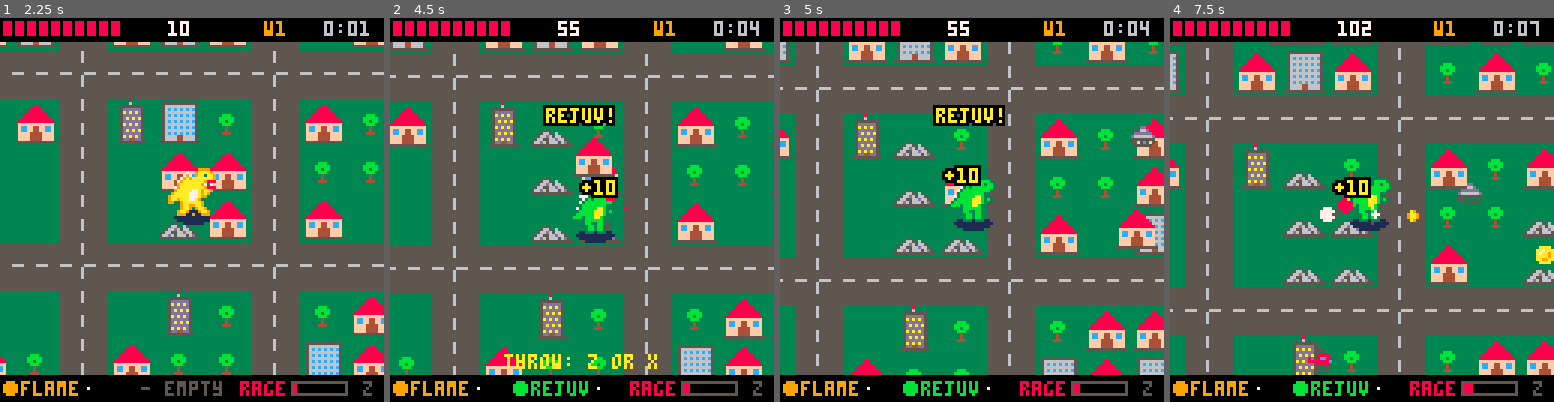
Above: before the commit, frames 1-4 (left to right).
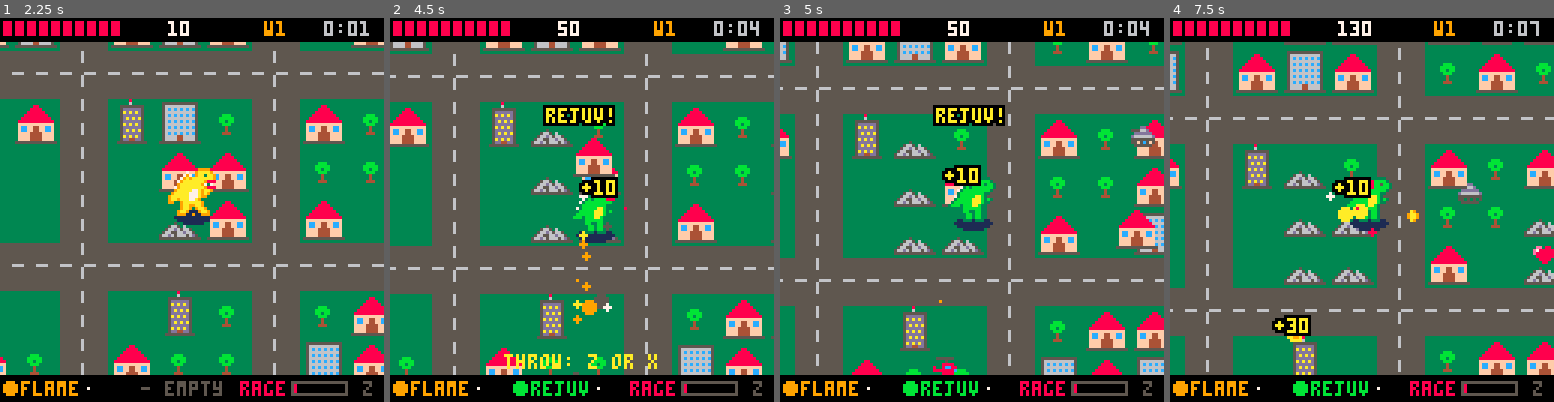
Above: after the commit, the same moments.

Repository: shalone86/games
Game: PICO-8 cartridge kaiju/rage.p8
Two runs of this game, one before a commit and one after it. Both use one fixed random seed, a clock stepped at 60 frames per second and the inputs below.
Inputs:
- Up to frame 1 (2.25 s): tap X (X key) at 0.33, 1.07, 1.85 s; tap O (Z key) at 0.7, 1.7, 2.1 s; hold Right 1.6-2.1 s; hold Up from 2.15 s (still down)
- Up to frame 2 (4.5 s): release Up at 2.42 s; hold Right 2.47-3.03 s; tap O (Z key) every 0.4 s from 2.5 to 4.1 s; tap X (X key) at 2.97, 4.08 s; hold Left 3.08-3.58 s; hold Down 3.63-3.97 s; hold Right from 4.02 s (still down)
- Up to frame 3 (5 s): tap O (Z key) at 4.5, 4.9 s; release Right at 4.68 s; hold Up from 4.73 s (still down)
- Up to frame 4 (7.5 s): release Up at 5.03 s; hold Left 5.08-5.68 s; tap X (X key) at 5.2, 6.32, 7.43 s; tap O (Z key) every 0.4 s from 5.3 to 7.3 s; hold Down 5.73-6.03 s; hold Right 6.08-6.58 s; hold Right 6.63-7.13 s; hold Up 7.18-7.45 s

Frame 1 is identical in both runs. In frame 2, 0.6% of the frame differs, in the area x 46-79%, y 1-98%; in frame 3, 0.3%; in frame 4, 1.8%, in the area x 25-100%, y 1-98%.

Commit message:
Kaiju Rage: faster waves, rarer rage, more orbs, no slot choice
Waves every 25 s with steeper enemy counts and fire rates; an orb with
every wave; orbs drop 2-3x more often and are picked up on touch (a new
skill pushes out the weaker one); rage needs 36 coins at a 30% drop
rate; score kept in tens so it can pass 32767.

Co-Authored-By: Claude Opus 5.5 <noreply@anthropic.com>

Diff:
--- a/kaiju/rage.p8
+++ b/kaiju/rage.p8
@@ -65,7 +65,7 @@
   sl={pk.sk[1]},lv={1,0},tm={0,0}}
  ens,shots,fx,pops,drops,objs,clouds,bolts={},{},{},{},{},{},{},{}
  score,tm,secs,shake,stop,bt,flash=0,0,0,0,0,0,0
- spawn_t,wave,rt,rival,nr,fin,dm=60,1,1200,nil,0,0,1
+ spawn_t,wave,rt,rival,nr,fin,dm=60,1,750,nil,0,0,1
  cx,cy=k.x-64,k.y-64
  st="play"
  music(0,0,3)
@@ -74,7 +74,7 @@
 function over(w)
  st,ot,won="over",0,w
  music(-1) sfx(w and 9 or 2)
- if w then score=min(score+1000,32000)
+ if w then score=min(score+100,32000)
  else boom(k.x,k.y-8,40) end
  best=dget(sel)
  if score>best then dset(sel,score) end
@@ -85,25 +85,14 @@
 -- z+x together: grab
 -- holding something: any
 --  button throws it
--- on a new skill orb:
---  z/x swaps it into slot 1/2
 function buttons()
  local z,x,pz=btn(4),btn(5),k.zt
  if not (z or x) then k.lock=false end
  k.zt=z and k.zt+1 or 0
  k.xt=x and k.xt+1 or 0
  if k.lock then k.bl=0 return end
- if k.held or k.pend then
-  if btnp(4) or btnp(5) then
-   if k.held then throw()
-   else
-    local i=btnp(4) and 1 or 2
-    k.sl[i],k.lv[i],k.tm[i]=k.pend.o,1,0
-    banner(sk[k.pend.o].n.." in slot "..i)
-    del(drops,k.pend) sfx(9)
-   end
-   k.lock=true
-  end
+ if k.held then
+  if btnp(4) or btnp(5) then throw() k.lock=true end
   return
  end
  -- both pressed within 5
@@ -340,7 +329,7 @@
  boom(b.x+8,b.y+8,b.k*4+3)
  shake=max(shake,b.k)
  sfx(b.k<2 and 10 or 2)
- if b.k>0 then drop(b.x+8,b.y+8,b.k>1 and .1 or .02) end
+ if b.k>0 then drop(b.x+8,b.y+8,b.k>1 and .2 or .06) end
 end
 
 -- hurt every building and
@@ -375,8 +364,11 @@
  tm+=1
  if tm==30 then
   tm,secs=0,secs+1
-  if secs%40==0 and wave<8 then
+  -- a new wave every 25 s
+  if secs%25==0 and wave<8 then
    wave+=1
+   -- and a skill orb near you
+   add(drops,{x=k.x+rnd(48)-24,y=k.y+rnd(48)-24,o=orb()})
    if wave==8 then
     fin=3
     for i=1,3 do spawn(5) end
@@ -603,10 +595,10 @@
  -- squads: tanks and helis
  -- come in groups that grow
  -- with the waves
- if spawn_t<=0 and #ens<8+wave*5 then
+ if spawn_t<=0 and #ens<10+wave*6 then
   local kd,a=pick(),rnd()
   for i=1,kd<3 and 1+rnd(wave/2+1) or 1 do spawn(kd,a) end
-  spawn_t=max(8,60-wave*7)
+  spawn_t=max(6,50-wave*7)
  end
  if not rival then
   rt-=1
@@ -639,7 +631,7 @@
     else
      -- mechs fire 3 missiles
      local n=kd==5 and 3 or 1
-     e.cd=kd==5 and 150 or 110+rnd(40)
+     e.cd=kd==5 and 150-wave*8 or max(40,110-wave*9)+rnd(40)
      for i=1,n do
       local b=a+(i-(n+1)/2)*.06
       add(shots,{x=e.x,y=e.y,dx=cos(b),dy=sin(b),t=100,s=(kd==2 or kd==5) and 36 or 35,d=e.df})
@@ -714,10 +706,10 @@
  addscore(et[e.k][6],e.x,e.y)
  sfx(2)
  for i=1,e.k>4 and 6 or 1 do
-  drop(e.x+rnd(16)-8,e.y+rnd(16)-8,e.w>1 and .35 or .03)
+  drop(e.x+rnd(16)-8,e.y+rnd(16)-8,e.w>1 and .6 or .08)
  end
  if e.k==6 then
-  rival,rt=nil,900
+  rival,rt=nil,600
   add(drops,{x=e.x,y=e.y,o=orb()})
   banner("rival beaten!")
  end
@@ -734,36 +726,46 @@
 -- hearts, sometimes an orb
 function drop(x,y,po)
  local r=rnd()
- if r<.5 then add(drops,{x=x,y=y,s=41})
- elseif r<.56 then add(drops,{x=x,y=y,s=40}) end
+ if r<.3 then add(drops,{x=x,y=y,s=41})
+ elseif r<.36 then add(drops,{x=x,y=y,s=40}) end
  if rnd()<po then add(drops,{x=x,y=y+3,o=orb()}) end
 end
 
 function pickups()
- k.pend=nil
  for d in all(drops) do
   if abs(d.x-k.x)<8 and abs(d.y-k.y+4)<8 then
    if d.o then
+    -- touch it, you take it
+    -- (dodge the ones you
+    -- don't want)
+    del(drops,d) sfx(9)
     local i=has(d.o)
     if i then
      -- same skill: level up
-     del(drops,d) sfx(9)
      k.lv[i]=min(k.lv[i]+1,3)
      banner(sk[d.o].n.." level "..k.lv[i])
-    elseif not k.sl[2] then
-     del(drops,d) sfx(9)
-     k.sl[2],k.lv[2]=d.o,1
-     banner(sk[d.o].n.."!")
     else
-     -- both slots full: ask
-     k.pend=d
+     -- both full: it pushes out
+     -- the weaker skill (the
+     -- older one if they tie).
+     -- slot 2 is always newest
+     if k.sl[2] then
+      local o=k.lv[1]<=k.lv[2] and 1 or 2
+      banner(sk[d.o].n.." for "..sk[k.sl[o]].n)
+      if o==1 then
+       k.sl[1],k.lv[1],k.tm[1]=k.sl[2],k.lv[2],k.tm[2]
+      end
+     else
+      banner(sk[d.o].n.."!")
+     end
+     k.sl[2],k.lv[2],k.tm[2]=d.o,1,0
     end
    else
     del(drops,d) sfx(3)
     if d.s==40 then k.hp=min(k.hp+2,k.mhp)
     else
      k.rage+=1
-     if k.rage>=20 then rampage() end
+     if k.rage>=36 then rampage() end
     end
    end
   end
@@ -817,11 +819,16 @@
 
 function addscore(n,x,y)
  n*=dm
- score=min(score+n,32000)
+ -- score is kept in tens
+ -- (shown with a 0 on the end)
+ -- so it can pass 32767
+ score=min(score+n/10,32000)
  if n>=10 then add(pops,{x=x,y=y,t=30,s="+"..n}) end
 end
 
 function banner(s) bn,bt=s,60 end
+
+function pts(s) return s<1 and "0" or flr(s).."0" end
 
 -->8
 -- drawing + hud
@@ -1023,7 +1030,7 @@
  for i=1,k.mhp do
   rectfill(i*4-3,1,i*4-1,5,i<=k.hp+.99 and 8 or 2)
  end
- print(score,56,1,7)
+ print(pts(score),56,1,7)
  print("w"..wave,88,1,9)
  local s=secs
  print(s\60 ..":"..(s%60<10 and "0" or "")..s%60,108,1,6)
@@ -1056,7 +1063,7 @@
  -- rage meter
  print("rage",80,121,8)
  rect(97,121,115,125,5)
- rectfill(98,122,98+16*(k.rg>0 and k.rg/300 or k.rage/20),124,k.rg>0 and 8+t()*15%7 or 8)
+ rectfill(98,122,98+16*(k.rg>0 and k.rg/300 or k.rage/36),124,k.rg>0 and 8+t()*15%7 or 8)
  if k.rg>210 then
   oprint("\^w\^trage mode!",24,40+sin(t()*2)*3,8+t()*15%7)
  end
@@ -1064,11 +1071,6 @@
  local rdy=k.dcd==0 and k.jcd==0
  print("z",121,121,rdy and 11 or 5)
 
- if k.pend then
-  local s=sk[k.pend.o]
-  rectfill(0,111,127,118,0)
-  print("new "..s.n.."! z:slot 1 x:slot 2",2,112,t()*4%2<1 and s.c or 7)
- end
  if k.held then print("throw: z or x",38,112,10) end
  if bt>0 then
   bt-=1 oprint(bn,64-#bn*2,30,10)
@@ -1080,8 +1082,8 @@
  rect(20,40,107,84,won and 11 or 8)
  local m=won and "city conquered!" or "rampage over"
  oprint(m,64-#m*2,44,won and 11 or 8)
- print("score "..score,36,54,7)
- print("best  "..max(best,score),36,62,6)
+ print("score "..pts(score),36,54,7)
+ print("best  "..pts(max(best,score)),36,62,6)
  if score>best then print("new best!",46,70,10) end
  if ot>45 then print("z: menu",50,77,6) end
 end
@@ -1110,7 +1112,7 @@
   circfill(x+2,y+2,2,s.c)
   print(s.n,x+7,y,s.c)
  end
- print("best "..dget(sel),4,102,6)
+ print("best "..pts(dget(sel)),4,102,6)
  print("\139\145 choose  z: go",56,102,6)
 end
 __gfx__
--- a/kaiju/rage_shots.lua
+++ b/kaiju/rage_shots.lua
@@ -8,9 +8,9 @@
 for e in all(ens) do e.x,e.y=k.x+rnd(100)-50,k.y+rnd(90)-50 end
 press(1) frames(20) press(1,5) frames(12) k.inv=0 shot("r_gora")
 -- a skill orb prompt + rage meter half full
-k.rage=12 press() add(drops,{x=k.x,y=k.y,o=5}) frames(2) shot("r_swap")
+k.rage=20 press() add(drops,{x=k.x,y=k.y,o=5}) frames(2) shot("r_swap")
 -- rage mode
-k.rage=19 add(drops,{x=k.x+1,y=k.y,s=41}) del(drops,k.pend) frames(14) shot("r_rampage")
+k.rage=35 add(drops,{x=k.x+1,y=k.y,s=41}) frames(14) shot("r_rampage")
 press(1,5) frames(20) shot("r_rage2") press()
 -- luna leaping with spores + zap, a rival nearby
 sel=2 start() k.sl={7,8} k.lv={3,2}
@@ -24,7 +24,7 @@
 spawn(5) spawn(3) for e in all(ens) do if e.k!=6 then e.x,e.y=k.x+30+rnd(20),k.y-20+rnd(30) end end
 press(3) frames(25) k.inv=0 shot("r_korax")
 -- final wave + win
-k.hp=99 wave=7 secs=279 tm=29 frames(3)
+k.hp=99 wave=7 secs=274 tm=29 frames(3)
 for e in all(ens) do if e.k==5 then e.x,e.y=k.x+rnd(80)-40,k.y+rnd(60)-40 end end
 frames(30) k.inv=0 shot("r_final")
 for e in all(ens) do if e.k==5 then e.hp=.1 hit(e.x,e.y,4,1,true) end end
--- /dev/null
+++ b/kaiju/rage_sim.lua
@@ -0,0 +1,28 @@
+-- a bot plays 3.5 minutes per kaiju (can't die) to check the pacing:
+-- when the 2nd skill slot fills, how many orbs and rage modes happen.
+-- run: python3 tools/smoke.py kaiju/rage.p8 kaiju/rage_sim.lua
+for c=1,#roster do
+ sel=c start()
+ local slot2,orbs,rages,lastw,wt=nil,0,0,1,""
+ for f=1,30*210 do
+  -- walk toward the nearest drop, else wander; breathe now and then
+  local tx,ty=k.x+cos(f/400)*60,k.y+sin(f/530)*60
+  local bd=999
+  for d in all(drops) do local dd=dist(d.x,d.y,k.x,k.y) if dd<bd then bd,tx,ty=dd,d.x,d.y end end
+  local b={}
+  if tx<k.x-2 then add(b,0) elseif tx>k.x+2 then add(b,1) end
+  if ty<k.y-2 then add(b,2) elseif ty>k.y+2 then add(b,3) end
+  if f%90<30 then add(b,5) end
+  if f%70==0 then add(b,4) end
+  press(unpack(b))
+  local no,rg=#drops,k.rg
+  k.hp=k.mhp
+  frames(1)
+  if k.rg>rg then rages+=1 end
+  if not slot2 and k.sl[2] then slot2=secs end
+  if wave!=lastw then lastw=wave wt=wt.." w"..wave.."@"..secs end
+  if st!="play" then break end
+ end
+ printh(roster[c].n..": slot 2 at "..tostr(slot2).."s, rage modes "..rages..", skills "..sk[k.sl[1]].n..k.lv[1].."/"..sk[k.sl[2]].n..k.lv[2]..", state "..st..", score "..score)
+ printh("  "..wt)
+end
--- a/kaiju/rage_smoke.lua
+++ b/kaiju/rage_smoke.lua
@@ -20,12 +20,12 @@
  -- orbs: a second skill, then a swap prompt
  press() frames(15)
  add(drops,{x=k.x,y=k.y,o=roster[c].sk[3]}) frames(2)
+ add(drops,{x=k.x,y=k.y,o=roster[c].sk[1]}) frames(2)
+ printh("  slots "..sk[k.sl[1]].n..k.lv[1].."/"..sk[k.sl[2]].n..k.lv[2])
  add(drops,{x=k.x,y=k.y,o=roster[c].sk[4]}) frames(2)
- printh("  slots "..sk[k.sl[1]].n.."/"..sk[k.sl[2]].n.." pending="..tostr(k.pend!=nil))
- press(4) frames(1) press() frames(2)
- printh("  after z swap: "..sk[k.sl[1]].n.."/"..sk[k.sl[2]].n)
+ printh("  new orb pushes out the weaker: "..sk[k.sl[1]].n..k.lv[1].."/"..sk[k.sl[2]].n..k.lv[2])
  -- rage meter
- k.rage=19 add(drops,{x=k.x,y=k.y,s=41}) frames(2)
+ k.rage=35 add(drops,{x=k.x,y=k.y,s=41}) frames(2)
  printh("  rampage frames="..k.rg)
  -- every skill at level 3 for a while
  for j=1,5,2 do
@@ -39,11 +39,11 @@
  for i=1,40 do press(1,5) frames(5) if st!="play" then break end end
  printh("  rival hp="..(rival and rival.hp or "beaten").." run="..tostr(rival and rival.run))
  -- late waves + final
- k.hp=99 k.mhp=99 wave=5 secs=239 tm=29 frames(2) printh("  wave "..wave)
+ k.hp=99 k.mhp=99 wave=5 secs=249 tm=29 frames(2) printh("  wave "..wave)
  for i=1,30 do press(i%4,5) k.inv=99 frames(10) end
  local n={0,0,0,0,0,0} for e in all(ens) do n[e.k]+=1 end
  printh("  enemies by kind: "..n[1].." "..n[2].." "..n[3].." "..n[4].." "..n[5].." "..n[6])
- wave=7 secs=279 tm=29 frames(2) printh("  wave "..wave.." fin="..fin)
+ wave=7 secs=274 tm=29 frames(2) printh("  wave "..wave.." fin="..fin)
  for e in all(ens) do if e.k==5 then e.hp=.1 hit(e.x,e.y,4,1,true) end end
  printh("  state "..st.." won="..tostr(won).." score="..score)
  press(4) frames(60) press() frames(5)
Not shown, changed: kaiju/RAGE.md
